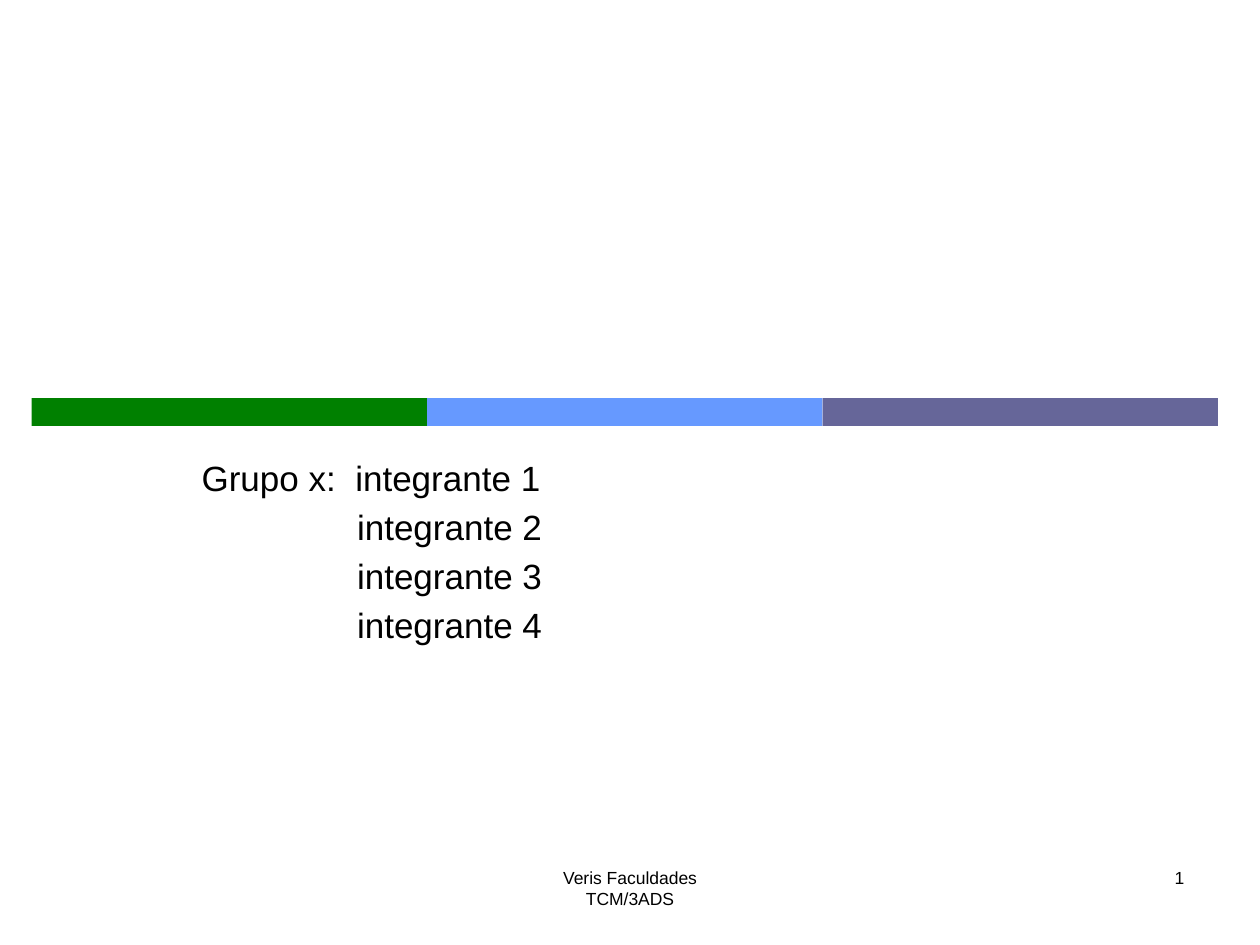
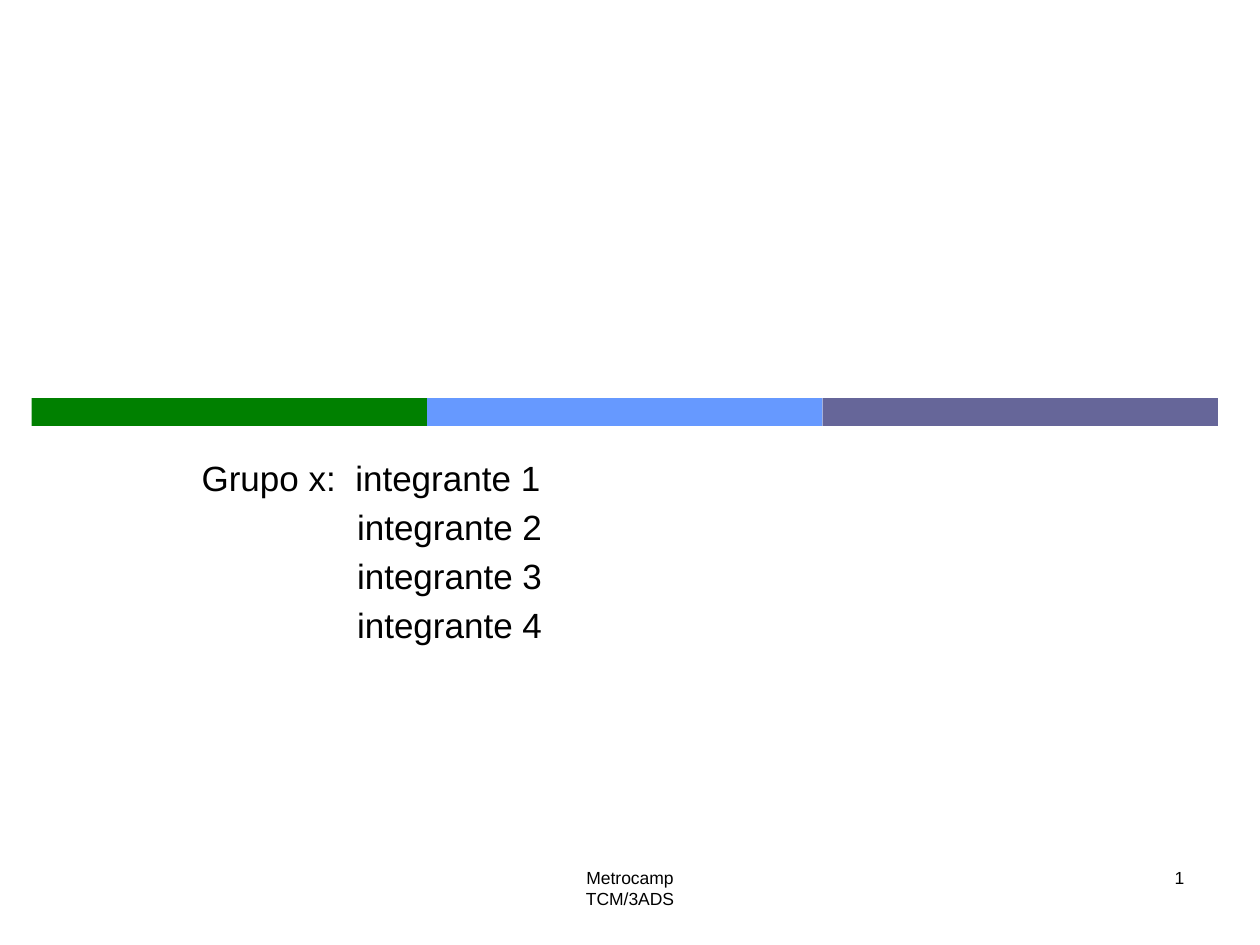
Before and after one commit to lfernandobra/pi5g1s14, a slide deck: slide 1 of documentacao/G5_Apresentacao1sem2014.pptx. Drawn at 1260x945 pixels with LibreOffice and Linux fonts; fonts in the diff are those of the drawing. Boxes give left, top, right and bottom in pixels: in the first picture for what was removed or moved away, otherwise in the second. Text is boxed around its words. In the diff, an @@ line names an element or a change of style, - is before the commit and + after.

Commit message:
altera nome da faculdade

```diff
--- a/documentacao/G5_Apresentacao1sem2014.pptx
+++ b/documentacao/G5_Apresentacao1sem2014.pptx
@@ text at (x1=586, y1=872, x2=673, y2=888): text changed @@
-Veris Faculdades
+Metrocamp
```
